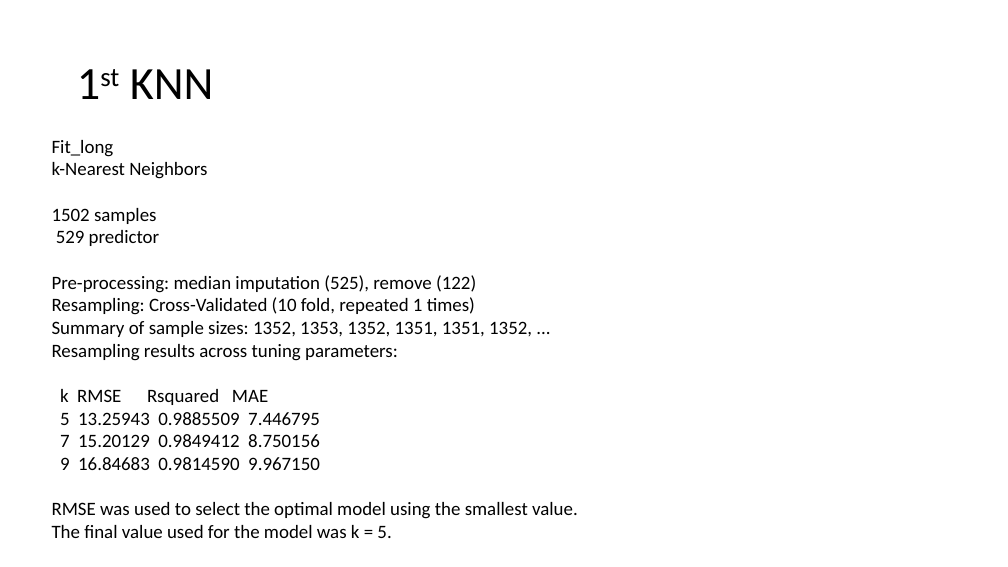
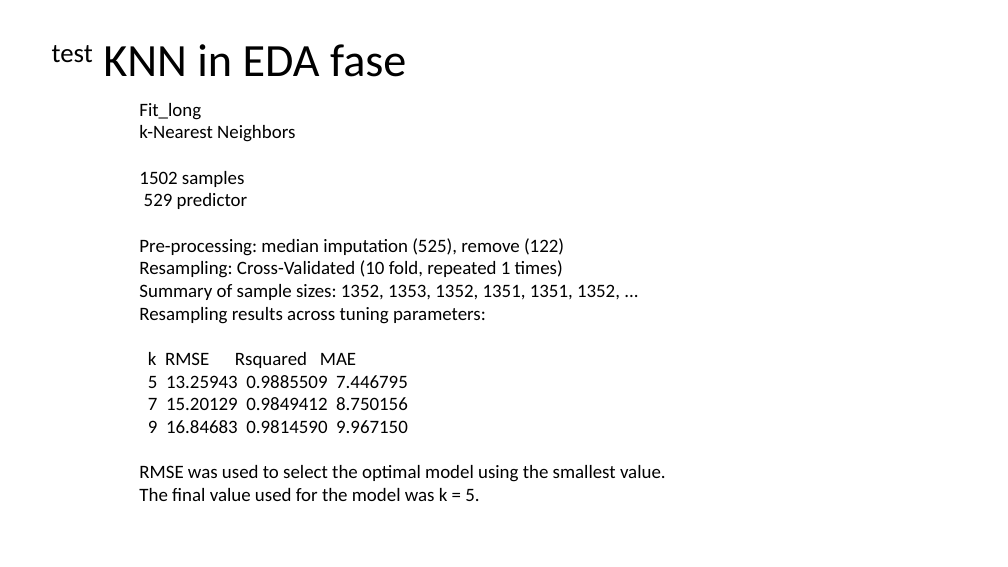
Before and after one commit to NatasjaFortuin/Wifi-locationing, a slide deck: slide 11 of Data etc/Log.pptx (slide 12 before the commit). Drawn at 1008x567 pixels with LibreOffice and Linux fonts; fonts in the diff are those of the drawing. Boxes give left, top, right and bottom in pixels: in the first picture for what was removed or moved away, otherwise in the second. Text is boxed around its words. In the diff, an @@ line names an element or a change of style, - is before the commit and + after.

```diff
--- a/Data etc/Log.pptx
+++ b/Data etc/Log.pptx
@@ title at [52,44,406,77]: text changed @@
-1st KNN
+test KNN in EDA fase
@@ text "Fit_long": place and size @@
-text "Fit_long" at [52,140,578,538]
+text "Fit_long" at [139,103,666,501]
```
Also in this commit, not shown: 6 slides added, 1 slide removed, 4 other files.
